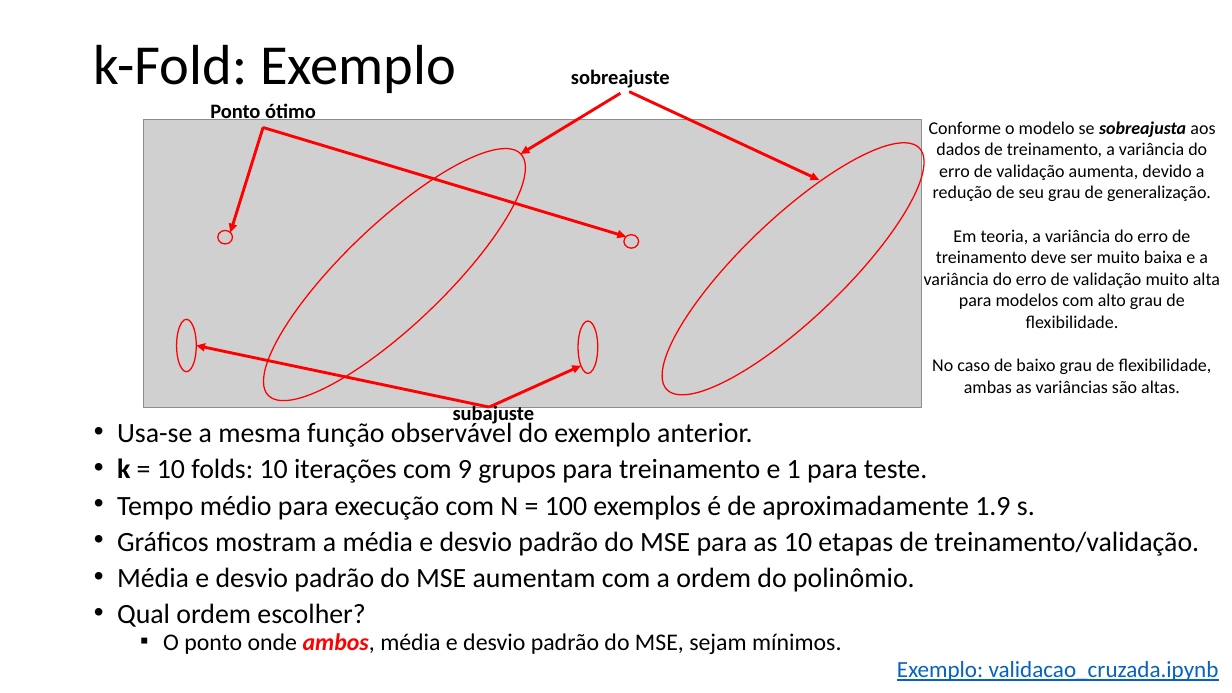
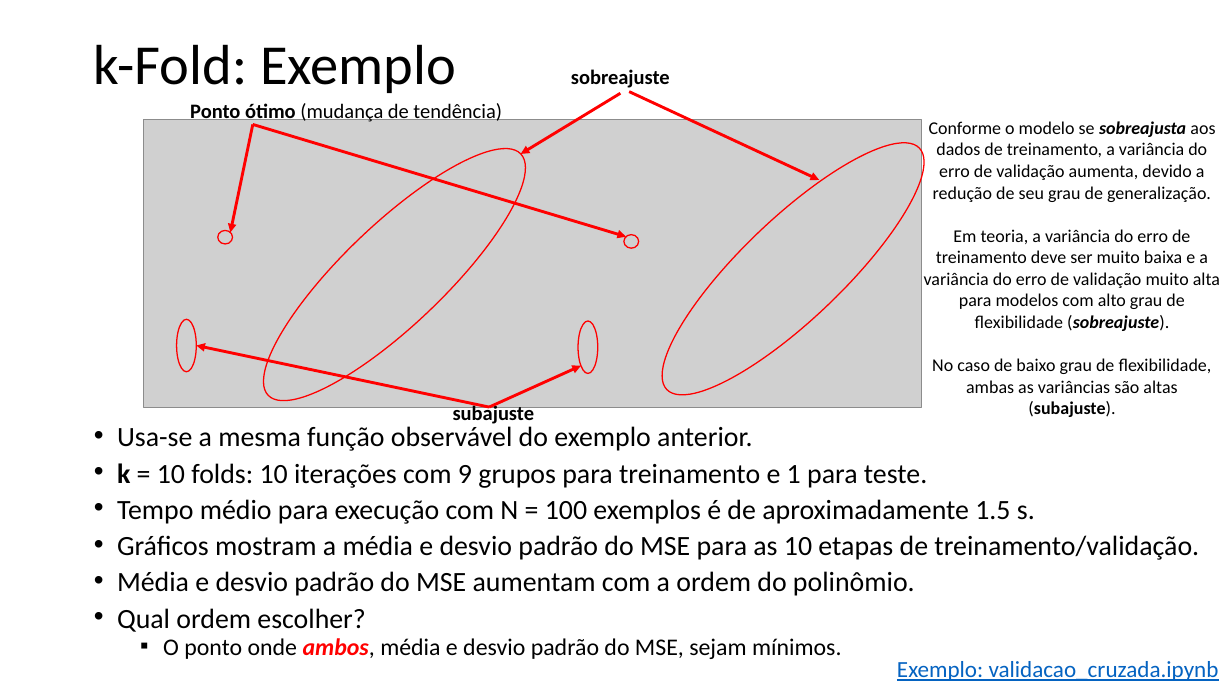
Before and after one commit to zz4fap/t319_aprendizado_de_maquina, a slide deck: slide 8 of slides/T319_Regressão_Linear (Parte V).pptx. Drawn at 1232x693 pixels with LibreOffice and Linux fonts; fonts in the diff are those of the drawing; grey boxes stand for pictures. Boxes give left, top, right and bottom in pixels: in the first picture for what was removed or moved away, otherwise in the second. Text is boxed around its words. In the diff, an @@ line names an element or a change of style, - is before the commit and + after.

```diff
--- a/slides/T319_Regressão_Linear (Parte V).pptx
+++ b/slides/T319_Regressão_Linear (Parte V).pptx
@@ text at [190, 101, 502, 124]: text changed; bold off @@
-Ponto ótimo
+Ponto ótimo (mudança de tendência)
@@ arrow moved from (263, 128) - (230, 233) to (253, 125) - (230, 233) @@
@@ arrow moved from (263, 128) - (627, 237) to (253, 125) - (627, 237) @@
@@ text at [924, 229, 1220, 417]: text changed @@
-Em teoria, a variância do erro de treinamento deve ser muito baixa e a variância do erro de validação muito alta para modelos com alto grau de flexibilidade.
-No caso de baixo grau de flexibilidade, ambas as variâncias são altas.
+Em teoria, a variância do erro de treinamento deve ser muito baixa e a variância do erro de validação muito alta para modelos com alto grau de flexibilidade (sobreajuste).
+No caso de baixo grau de flexibilidade, ambas as variâncias são altas (subajuste).
@@ text at [117, 499, 1035, 524]: text changed @@
-• Tempo médio para execução com N = 100 exemplos é de aproximadamente 1.9 s.
+• Tempo médio para execução com N = 100 exemplos é de aproximadamente 1.5 s.
```
Also in this commit, not shown: 9 other slides changed, 7 other files.
